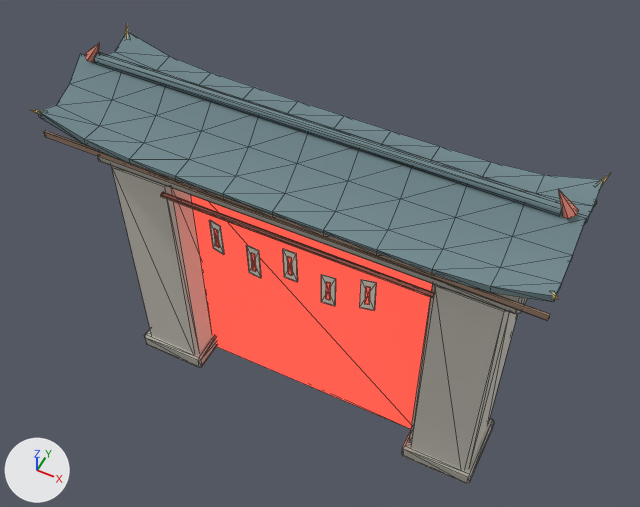
What one commit did to the glTF model assets/models/env/seal_gate.glb.
Rendered twice from a 50 mm lens placed at (5.4, -10.4, 17.78), pointed at (0.04, 0.32, 4.39). Arrows for +X, +Y and +Z are at lower left; the lights stay in place. The older version comes first. Mesh edges are drawn as thin lines. Objects named as collision shapes, trigger or cutter boxes, shadow casters or lower levels of detail are left out. Vertices at exactly the same position are counted once.

The older version as bpy lines, for what is in view:
```python
me_barrier = bpy.data.meshes.new('Barrier')
me_barrier.from_pydata(...)  # a box spanning x -2.7..2.7, y -0.05..0.05, z 0.0..5.6
me_barrier.materials.append(mat_vk_seal)
me_sealgate = bpy.data.meshes.new('SealGate')
me_sealgate.from_pydata(...)  # 436 vertices, 768 faces; spans x -4.87..4.87, y -1.51..1.51, z 0.0..8.3
# faces by material slot: [708, 60]
me_sealgate.materials.append(mat_vk_vcol)
me_sealgate.materials.append(mat_vk_seal)
ob_barrier = bpy.data.objects.new('Barrier', me_barrier)
ob_barrier.location = (0.0, 0.0, 0.0)
ob_sealgate = bpy.data.objects.new('SealGate', me_sealgate)
ob_sealgate.location = (0.0, 0.0, 0.0)
```
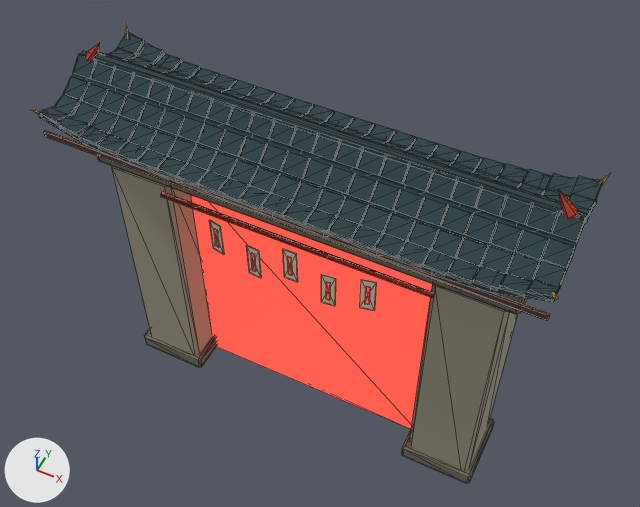
What differs and where, as boxes [x1, y1, x2, y2] in the pictures (640 x 507 px):
part 1 of me_sealgate, added (cyan): after [39, 36, 594, 301]
part 2 of me_sealgate, recoloured (darker): [29, 24, 610, 484] in both

Edits to the bpy script that builds the scene:
```text
Change me_sealgate:
    used by ob_sealgate; location = (0.0, 0.0, 0.0)
    remove me_sealgate.from_pydata(...)  # 436 vertices, 768 faces; spans x -4.87..4.87, y -1.51..1.51, z 0.0..8.3
    add me_sealgate.from_pydata(...)  # 1908 vertices, 2976 faces; spans x -4.87..4.87, y -1.51..1.51, z 0.0..8.3
    me_sealgate part 1: 1472 vertices added at x -4.79..4.79, y -1.41..1.41, z 7.12..7.93
    me_sealgate part 2: 708 kept faces spanning x -4.87..4.87, y -1.51..1.51, z 0.0..8.3 get new vertex colours
```
